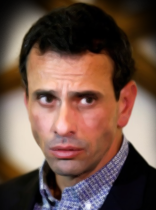
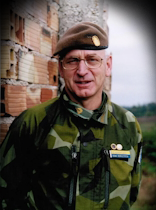
Two versions of the same layered image (156 × 210). Layer-by-layer changes:
showed "Light" over (0, 0, 156, 141)
added layer "Musterfüllung 1" above "Henrique Capriles" over (0, 0, 156, 210)